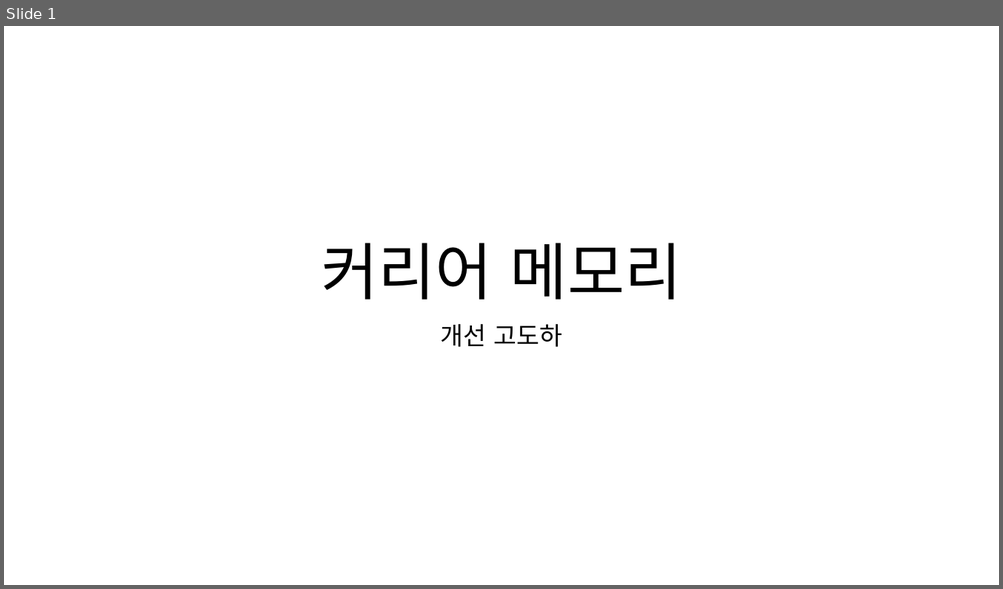
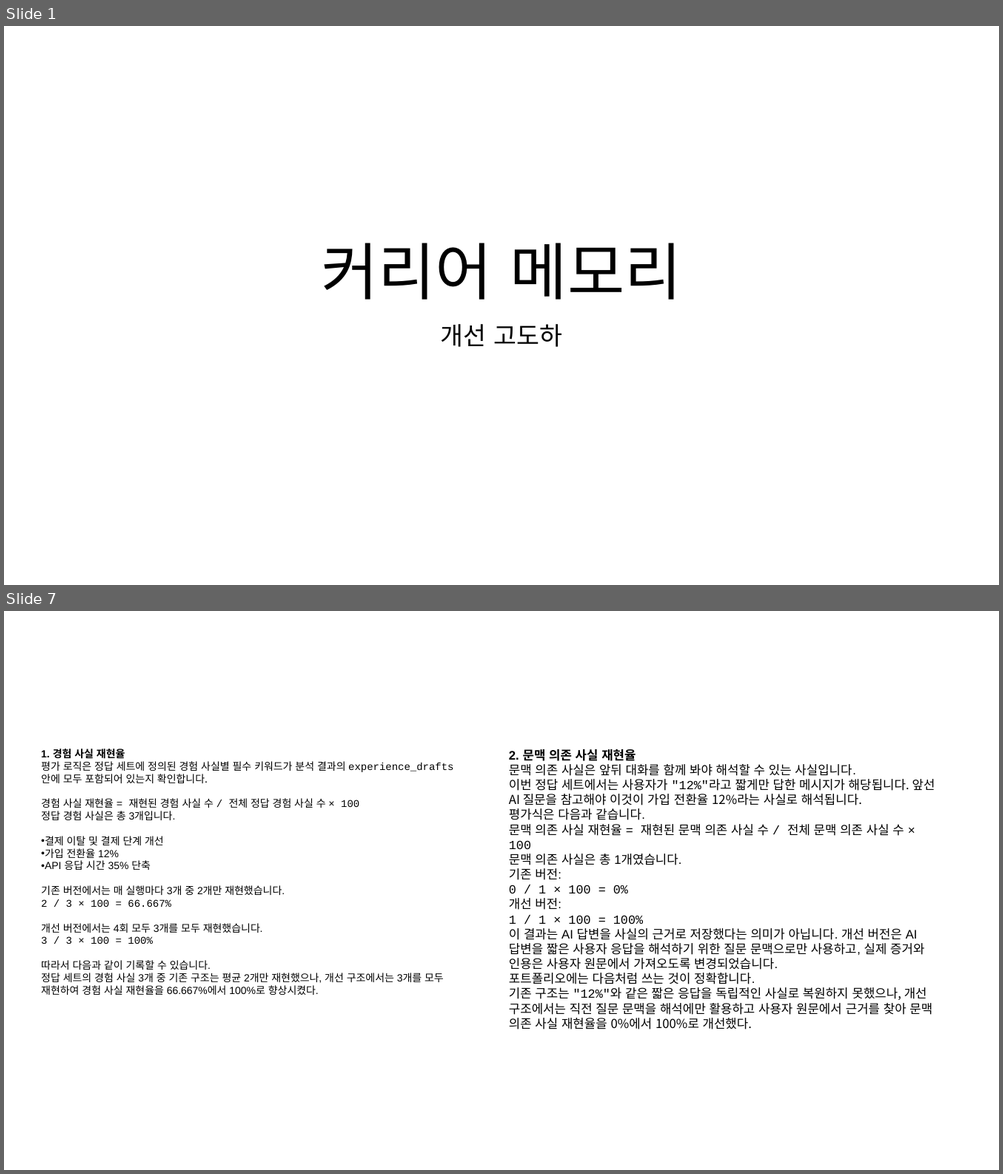
Before and after one commit to hamhj7694/CareerMemory_langchain_rag, a slide deck: 포트폴리오 및 기타 raw 자료/커리어 메모리 개선 및 고도화.pptx. Shown one above the other, each under a label of ours: slide 1 before the commit, slides 1 and 7 after it; the slides between them are not shown. The pictures are 1003x589 and 1003x1174 pixels, drawn with LibreOffice and Linux fonts; fonts in the diff are those of the drawing. Boxes give left, top, right and bottom in pixels: in the first picture for what was removed or moved away, otherwise in the second. Text is boxed around its words. In the diff, an @@ line names an element or a change of style, - is before the commit and + after.

Commit message:
feat: 기술·수치 정규화와 원문 근거 기반 매칭 강화
- 기술 별칭, 관련 기술, 미등록 기술을 구분해 원문과 함께 보존
- 정량 지표를 원문에서 추출하고 결정론적으로 검증
- 임베딩은 후보 검색에만 사용하고 명시적 조건으로 최종 판정
- 경험·공고 스키마와 DB에 구조화 필드 추가
- 안전한 백필 도구와 정답 세트 평가 지표 추가
- 회귀 테스트 및 성능 벤치마크 갱신

```diff
--- a/포트폴리오 및 기타 raw 자료/커리어 메모리 개선 및 고도화.pptx
+++ b/포트폴리오 및 기타 raw 자료/커리어 메모리 개선 및 고도화.pptx
@@ slide 7 added at box(4, 611, 999, 1170), background #FFFFFF @@
@@ text added at box(41, 749, 453, 995), 10 pt, text #000000 @@
+1. 경험 사실 재현율
+평가 로직은 정답 세트에 정의된 경험 사실별 필수 키워드가 분석 결과의 experience_drafts 안에 모두 포함되어 있는지 확인합니다.
+경험 사실 재현율 = 재현된 경험 사실 수 / 전체 정답 경험 사실 수 × 100
+정답 경험 사실은 총 3개입니다.
+• 결제 이탈 및 결제 단계 개선
+• 가입 전환율 12%
+• API 응답 시간 35% 단축
+기존 버전에서는 매 실행마다 3개 중 2개만 재현했습니다.
+2 / 3 × 100 = 66.667%
+개선 버전에서는 4회 모두 3개를 모두 재현했습니다.
+3 / 3 × 100 = 100%
+따라서 다음과 같이 기록할 수 있습니다.
+정답 세트의 경험 사실 3개 중 기존 구조는 평균 2개만 재현했으나, 개선 구조에서는 3개를 모두 재현하여 경험 사실 재현율을 66.667%에서 100%로 향상시켰다.
@@ text added at box(509, 749, 935, 1030), 12 pt, text #000000 @@
+2. 문맥 의존 사실 재현율
+문맥 의존 사실은 앞뒤 대화를 함께 봐야 해석할 수 있는 사실입니다.
+이번 정답 세트에서는 사용자가 "12%"라고 짧게만 답한 메시지가 해당됩니다. 앞선 AI 질문을 참고해야 이것이 가입 전환율 12%라는 사실로 해석됩니다.
+평가식은 다음과 같습니다.
+문맥 의존 사실 재현율 = 재현된 문맥 의존 사실 수 / 전체 문맥 의존 사실 수 × 100
+문맥 의존 사실은 총 1개였습니다.
+기존 버전:
+0 / 1 × 100 = 0%
+개선 버전:
+1 / 1 × 100 = 100%
+이 결과는 AI 답변을 사실의 근거로 저장했다는 의미가 아닙니다. 개선 버전은 AI 답변을 짧은 사용자 응답을 해석하기 위한 질문 문맥으로만 사용하고, 실제 증거와 인용은 사용자 원문에서 가져오도록 변경되었습니다.
+포트폴리오에는 다음처럼 쓰는 것이 정확합니다.
+기존 구조는 "12%"와 같은 짧은 응답을 독립적인 사실로 복원하지 못했으나, 개선 구조에서는 직전 질문 문맥을 해석에만 활용하고 사용자 원문에서 근거를 찾아 문맥 의존 사실 재현율을 0%에서 100%로 개선했다.
```
Also in this commit, not shown: 1 slide changed, 16 other slides added, 56 other files.
